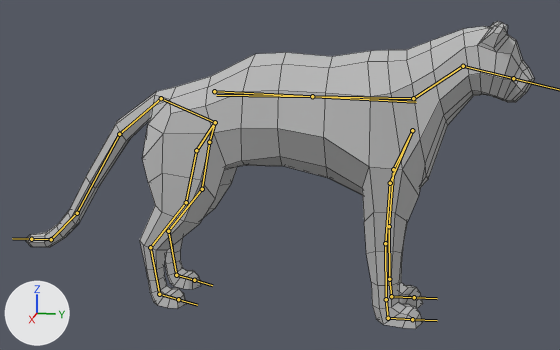
A saved change to the FBX model Assets/Art/panther.fbx.
Both versions are drawn from a camera (50 mm lens) standing at (17.89, 2.58, 7.75) and looking at (-0.06, -1.01, 3.26). The lights are fixed; the arrows at lower left show +X, +Y and +Z. Both versions are drawn at frame 30 of the action 'Armature|walk'; the numbers are the values there. The bones that bend it are drawn over the model as lines. Mesh edges are drawn as thin lines.

Objects in the first picture: 'Cougar'.
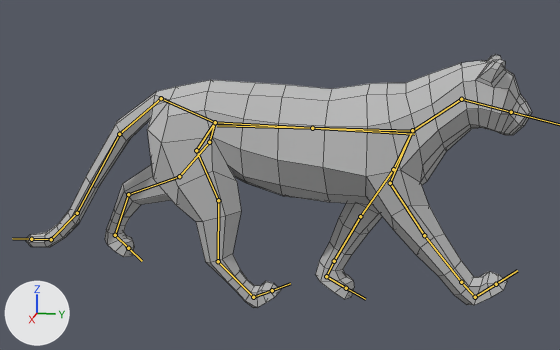
What the commit changed:
Bone 'Bone' (bone_bone) moves from (0.0, 0.44, -0.6) to (0.0, 0.0, 0.0).
Bone 'Bone.003.L' (bone_bone_003_l) turns from (0, 0, 0) to (30, 0, 0) degrees about its own x, y and z.
Bone 'Bone.007' (bone_bone_007) moves from (0.0, -0.01, 0.74) to (0.0, 0.0, 0.0).
Bone 'Bone.008' (bone_bone_008) moves from (0.0, -0.02, -0.74) to (0.0, 0.0, 0.0).
Bone 'Bone.018.L' (bone_bone_018_l) turns from (0, 0, 0) to (30, 2, 2) degrees about its own x, y and z.
Bone 'Bone.018.R' (bone_bone_018_r) turns from (0, 0, 0) to (-37, 4, 0) degrees about its own x, y and z.
Bone 'Bone.003.R' (bone_bone_003_r) turns from (0, 0, 0) to (-37, 0, 0) degrees about its own x, y and z.

What differs and where, as boxes (x1, y1, x2, y2) in the pictures (560 x 350 px):
'Cougar', posed (18% shorter)
    before: (25, 21, 535, 329)
    after: (25, 55, 532, 308)
bone 'Bone', root to tip
    before: (413, 98) to (463, 66)
    after: (412, 131) to (461, 99)
bone 'Bone.003.L', root to tip
    before: (393, 169) to (389, 226)
    after: (393, 169) to (360, 216)
bone 'Bone.007', root to tip
    before: (413, 98) to (312, 96)
    after: (412, 131) to (312, 128)
bone 'Bone.008', root to tip
    before: (214, 91) to (312, 96)
    after: (215, 122) to (312, 128)
bone 'Bone.018.L', root to tip
    before: (209, 142) to (202, 189)
    after: (209, 142) to (179, 176)
bone 'Bone.018.R', root to tip
    before: (196, 150) to (186, 202)
    after: (196, 150) to (218, 200)
bone 'Bone.003.R', root to tip
    before: (390, 183) to (385, 243)
    after: (390, 183) to (424, 235)
